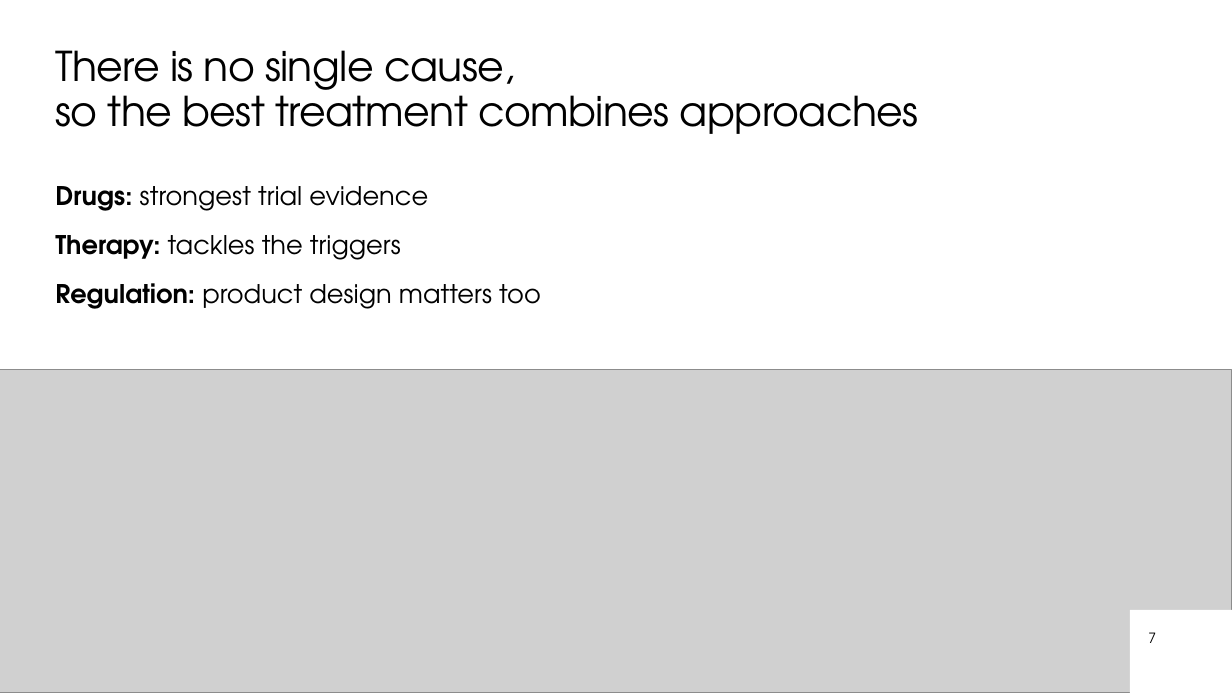
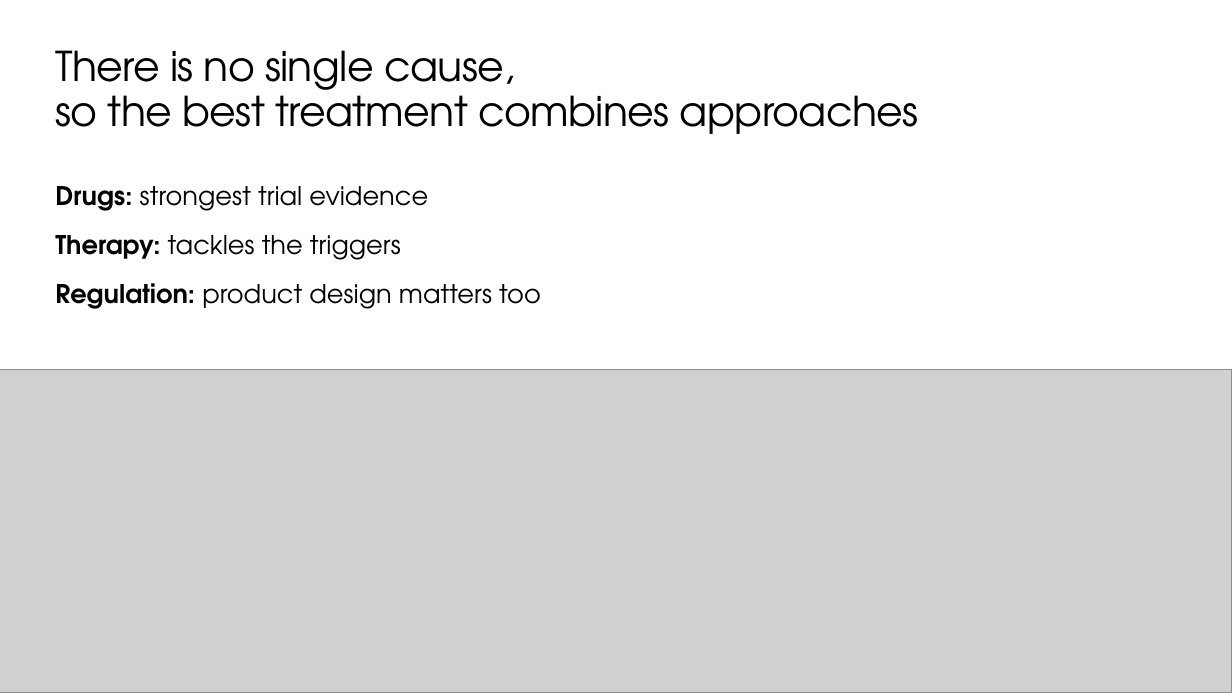
Before and after one commit to matisqaceme/Study, a slide deck: slide 7 of psychology/gambling-disorder/Gambling_Disorder_9990.pptx. Drawn at 1232x693 pixels with LibreOffice and Linux fonts; fonts in the diff are those of the drawing; grey boxes stand for pictures. Boxes give left, top, right and bottom in pixels: in the first picture for what was removed or moved away, otherwise in the second. Text is boxed around its words. In the diff, an @@ line names an element or a change of style, - is before the commit and + after.

```diff
--- a/psychology/gambling-disorder/Gambling_Disorder_9990.pptx
+++ b/psychology/gambling-disorder/Gambling_Disorder_9990.pptx
@@ rectangle removed at (x1=1130, y1=610, x2=1232, y2=693) @@
@@ page number removed at (x1=1148, y1=632, x2=1156, y2=643) @@
-7
```
Also in this commit, not shown: 6 other slides changed, 1 other file.
